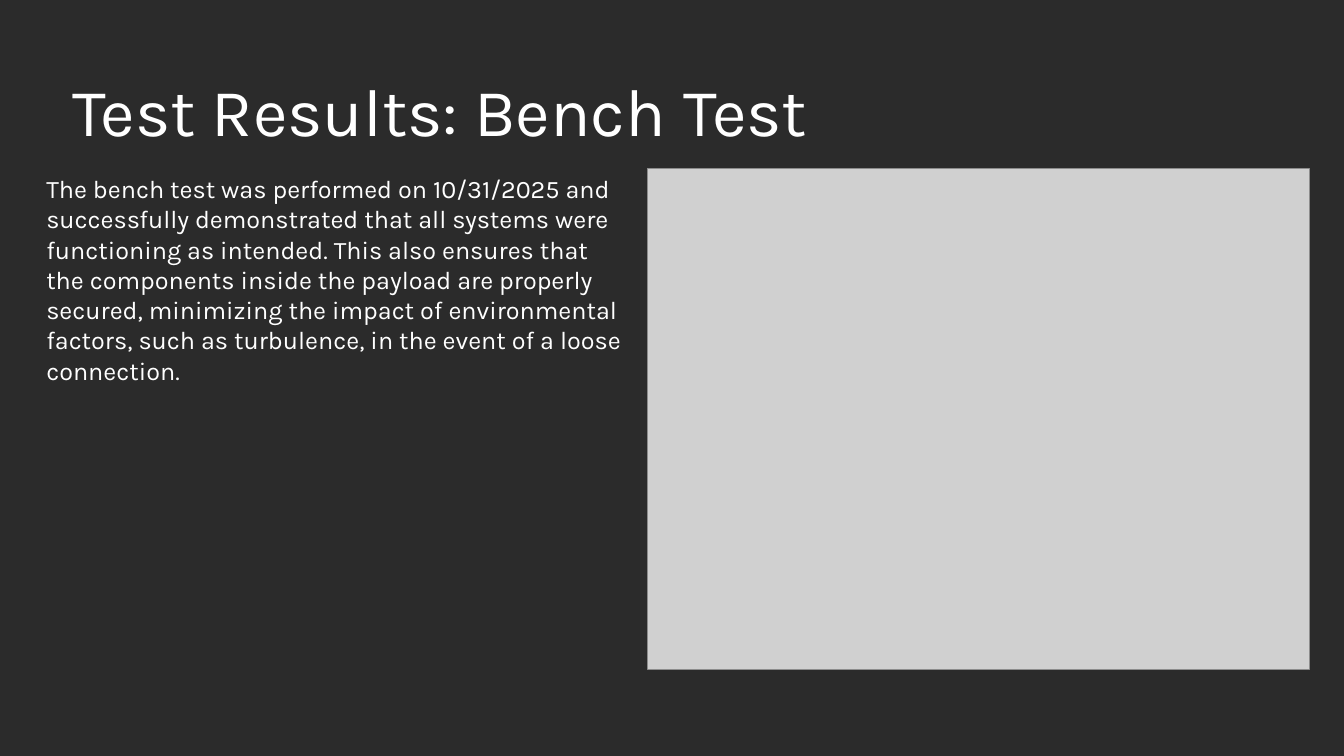
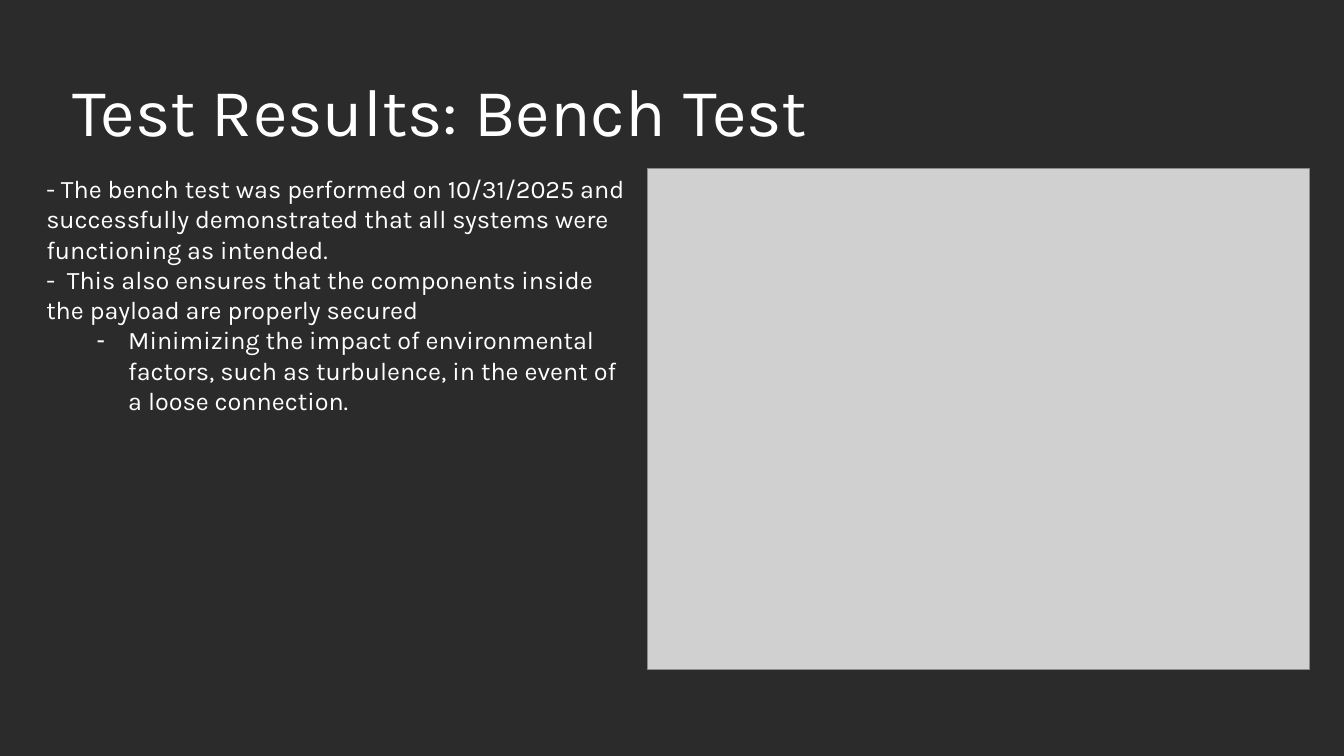
Before and after one commit to ArianR03/tinyml-demosat, a slide deck: slide 6 of design reviews/Fall FRR.pptx. Drawn at 1344x756 pixels with LibreOffice and Linux fonts; fonts in the diff are those of the drawing; grey boxes stand for pictures; background and template pictures are left out; a plain dark background stands for a picture behind light text. Boxes give left, top, right and bottom in pixels: in the first picture for what was removed or moved away, otherwise in the second. Text is boxed around its words. In the diff, an @@ line names an element or a change of style, - is before the commit and + after.

```diff
--- a/design reviews/Fall FRR.pptx
+++ b/design reviews/Fall FRR.pptx
@@ text at (46, 179, 624, 411): text changed @@
-The bench test was performed on 10/31/2025 and successfully demonstrated that all systems were functioning as intended. This also ensures that the components inside the payload are properly secured, minimizing the impact of environmental factors, such as turbulence, in the event of a loose connection.
+- The bench test was performed on 10/31/2025 and successfully demonstrated that all systems were functioning as intended.
+- This also ensures that the components inside the payload are properly secured
+  – Minimizing the impact of environmental factors, such as turbulence, in the event of a loose connection.
```
Also in this commit, not shown: 1 other slide changed.
